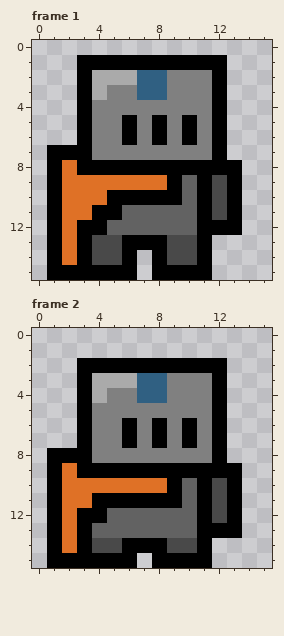
Pixel-art file: assets/sprites/WIP/Knight2.ase. This is how it looked before the edit.
16x16 pixels, 2 frames. Shown: frame 1, frame 2.
New version:
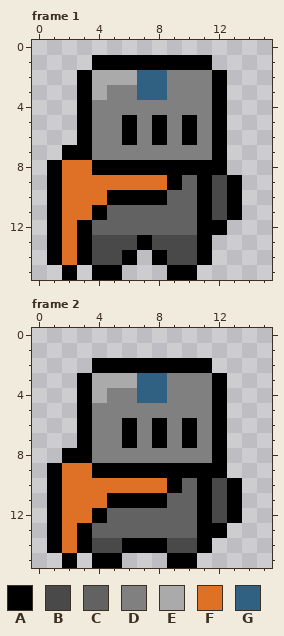
Palette (. is transparent): A #000000  B #494949  C #626262  D #808080  E #aaaaaa  F #df7126  G #306082
Commit: added knight idle animation & adjusted texture slightly
Difference:
--- frame 1
@@ x 0..15 @@
  0 ................
- 1 ...AAAAAAAAAA...
+ 1 ....AAAAAAAA....
  2 ...AEEEGGDDDA...
@@ x 0..15 @@
  6 ...ADDADADADA...
- 7 .AAADDDDDDDDA...
- 8 .AFAAAAAAAAAAA..
+ 7 ..AADDDDDDDDA...
+ 8 .AFFAAAAAAAAA...
  9 .AFFFFFFFACABA..
-10 .AFFFAAAAACABA..
-11 .AFFAACCCCCABA..
-12 .AFAACCCCCCAAA..
-13 .AFABBAAABBA....
+10 .AFFFAAAACCABA..
+11 .AFFACCCCCCABA..
+12 .AFACCCCCCCAA...
+13 .AFABBBABBBA....
 14 .AFABBA.ABBA....
-15 .AAAAAA.AAAA....
+15 ..A.AA...AA.....
--- frame 2
@@ x 0..15 @@
  1 ................
- 2 ...AAAAAAAAAA...
+ 2 ....AAAAAAAA....
  3 ...AEEEGGDDDA...
@@ x 0..15 @@
  7 ...ADDADADADA...
- 8 .AAADDDDDDDDA...
- 9 .AFAAAAAAAAAAA..
+ 8 ..AADDDDDDDDA...
+ 9 .AFFAAAAAAAAA...
 10 .AFFFFFFFACABA..
-11 .AFFAAAAAACABA..
-12 .AFAACCCCCCABA..
-13 .AFACCCCCCCAAA..
+11 .AFFFAAAACCABA..
+12 .AFFACCCCCCABA..
+13 .AFACCCCCCCAA...
 14 .AFABBAAABBA....
-15 .AAAAAA.AAAA....
+15 ..A.AA...AA.....
Boxes around the changes in both pictures, in picture pixels (x1, y1, x2, y2):
erased: (77, 55, 92, 70)
erased: (212, 55, 227, 70)
changed: (47, 145, 242, 280)
erased: (77, 358, 92, 373)
erased: (212, 358, 227, 373)
changed: (47, 448, 242, 568)
